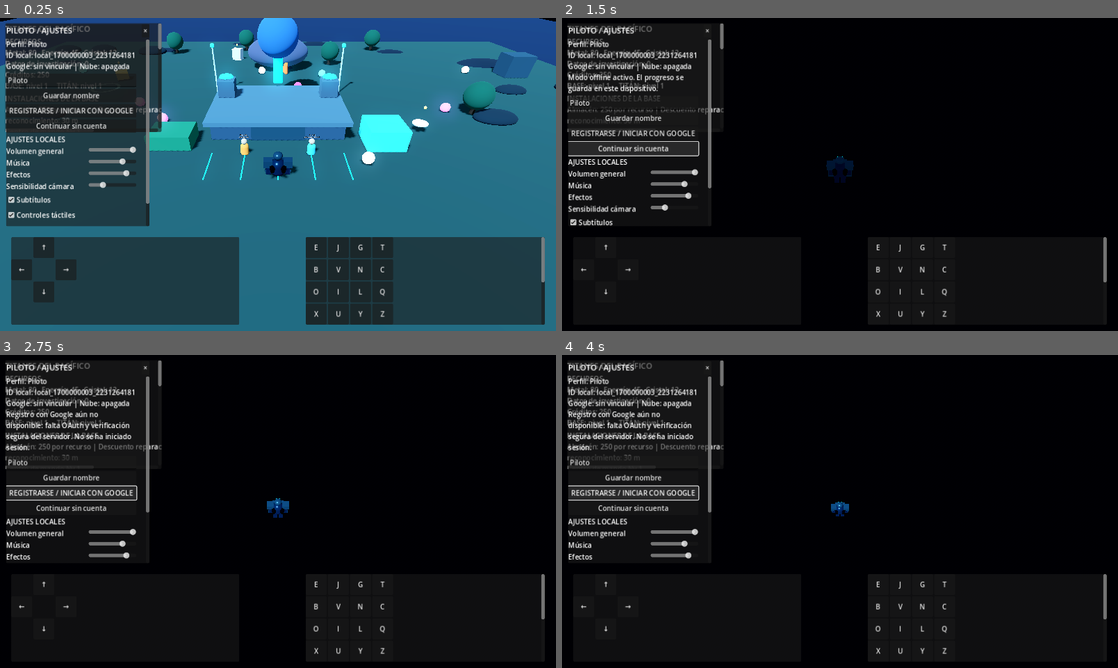
Above: before the commit, frames 1-4 (two rows, left to right).
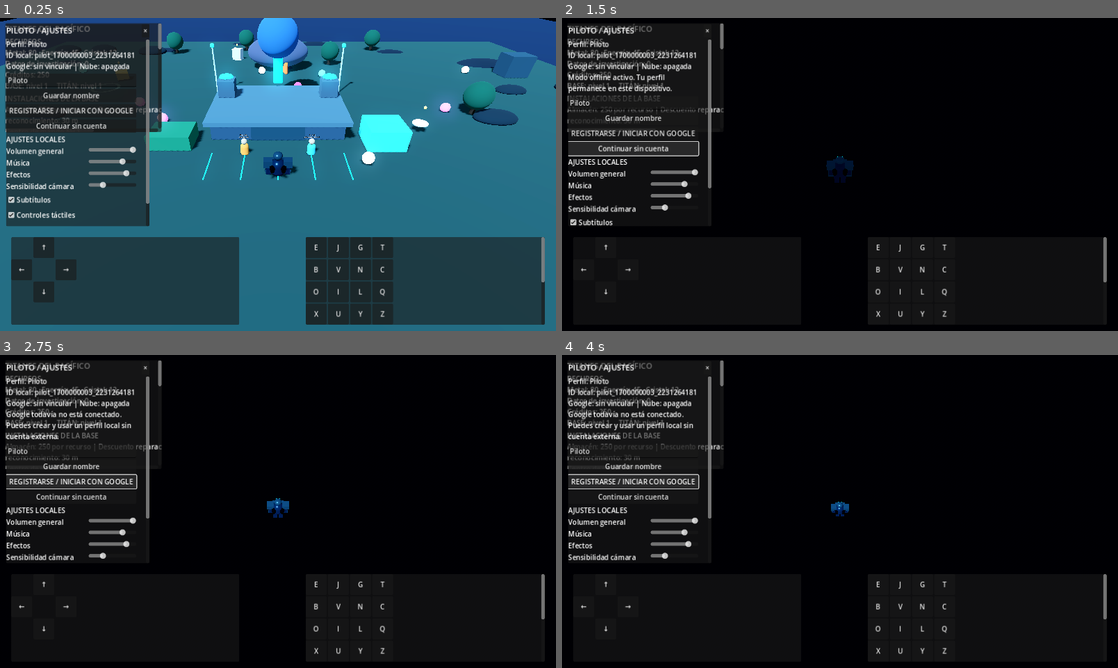
Above: after the commit, the same moments.

Repository: edwjacpinros2012-dev/Titanes-del-Pac-fico-
Game: Godot game, scene res://scenes/main.tscn
Same seed, same stepped clock (60 frames per second), same inputs: the game is played once before the commit and once after it.
Inputs:
- Up to frame 1 (0.25 s): no input
- Up to frame 2 (1.5 s): click "Continuar sin cuenta" at 0.5 s; click "Continuar sin cuenta" at 1.25 s
- Up to frame 3 (2.75 s): click "REGISTRARSE / INICIAR CON GOO…" at 2 s
- Up to frame 4 (4 s): click "Continuar sin cuenta" at 2.75 s; click "REGISTRARSE / INICIAR CON GOO…" at 3.5 s

The runs differ from the first frame. In frame 1, 0.2% of the frame differs, in the area x 6-25%, y 10-14%; in frame 2, 0.5%; in frame 3, 3.7%, in the area x 1-27%, y 10-66%; in frame 4, 3.7%.

Commit message:
Complete offline pilot registration, validation, migration and backup recovery

Diff:
--- a/scripts/accounts/account_manager.gd
+++ b/scripts/accounts/account_manager.gd
@@ -1,11 +1,14 @@
 extends Node
+
 signal profile_changed(profile: Dictionary)
 signal authentication_status_changed(message: String)
 
 const PROFILE_PATH := "user://player_identity.json"
-const PROFILE_SCHEMA_VERSION := 2
-const MIN_DISPLAY_NAME_LENGTH := 1
-const MAX_DISPLAY_NAME_LENGTH := 24
+const TEMP_PATH := "user://player_identity.tmp"
+const BACKUP_PATH := "user://player_identity.bak"
+const PROFILE_SCHEMA_VERSION := 3
+const MIN_DISPLAY_NAME_LENGTH := 3
+const MAX_DISPLAY_NAME_LENGTH := 20
 
 var profile: Dictionary = {}
 var google_provider_ready := false
@@ -15,100 +18,142 @@
 	load_or_create_profile()
 
 func load_or_create_profile() -> Dictionary:
-	var parsed: Variant = null
-	if FileAccess.file_exists(PROFILE_PATH):
-		var file := FileAccess.open(PROFILE_PATH, FileAccess.READ)
-		if file != null:
-			parsed = JSON.parse_string(file.get_as_text())
-			file.close()
-		else:
-			last_load_warning = "No se pudo leer el perfil local."
-	if parsed is Dictionary and _is_valid_profile(parsed):
-		profile = _normalize_profile(parsed)
+	var parsed := _read_json_file(PROFILE_PATH)
+	if parsed.is_empty():
+		parsed = _read_json_file(BACKUP_PATH)
+		if not parsed.is_empty():
+			last_load_warning = "Se recuperó el perfil desde la copia de seguridad."
+	if not parsed.is_empty() and _is_valid_profile(parsed):
+		profile = _migrate_profile(parsed)
+		profile["last_login_at"] = int(Time.get_unix_time_from_system())
+		_save_profile()
 	else:
-		if FileAccess.file_exists(PROFILE_PATH):
-			last_load_warning = "El perfil local no era válido; se inició un perfil nuevo sin importar datos dudosos."
+		if FileAccess.file_exists(PROFILE_PATH) or FileAccess.file_exists(BACKUP_PATH):
+			last_load_warning = "No se pudo validar el perfil anterior. Se creó un perfil local nuevo."
 		profile = _new_local_profile()
 		_save_profile()
 	profile_changed.emit(profile.duplicate(true))
 	return profile.duplicate(true)
 
-func _new_local_profile() -> Dictionary:
+func _read_json_file(path: String) -> Dictionary:
+	if not FileAccess.file_exists(path):
+		return {}
+	var file := FileAccess.open(path, FileAccess.READ)
+	if file == null:
+		last_load_warning = "No se pudo abrir el archivo del perfil."
+		return {}
+	var parsed: Variant = JSON.parse_string(file.get_as_text())
+	file.close()
+	return parsed if parsed is Dictionary else {}
+
+func _new_local_profile(display_name := "Piloto") -> Dictionary:
 	var now := int(Time.get_unix_time_from_system())
 	return {
 		"schema_version": PROFILE_SCHEMA_VERSION,
 		"player_id": _new_local_id(),
-		"display_name": "Piloto",
+		"display_name": display_name,
 		"provider": "offline",
 		"google_linked": false,
 		"cloud_enabled": false,
 		"created_at": now,
-		"last_login_at": now
+		"last_login_at": now,
+		"pilot_level": 1,
+		"tutorial_completed": false
 	}
 
 func _new_local_id() -> String:
-	return "local_" + str(Time.get_unix_time_from_system()) + "_" + str(randi())
+	return "pilot_" + str(Time.get_unix_time_from_system()) + "_" + str(randi()).pad_zeros(8)
+
+func validate_display_name(value: String) -> bool:
+	var clean := value.strip_edges()
+	if clean.length() < MIN_DISPLAY_NAME_LENGTH or clean.length() > MAX_DISPLAY_NAME_LENGTH:
+		return false
+	for index in range(clean.length()):
+		var code := clean.unicode_at(index)
+		if code < 32 or code == 127:
+			return false
+	return true
 
 func _is_valid_profile(candidate: Dictionary) -> bool:
 	var player_id := str(candidate.get("player_id", "")).strip_edges()
 	var display_name := str(candidate.get("display_name", "")).strip_edges()
 	var provider := str(candidate.get("provider", "offline"))
-	if player_id.is_empty():
-		return false
-	if display_name.length() < MIN_DISPLAY_NAME_LENGTH or display_name.length() > MAX_DISPLAY_NAME_LENGTH:
+	if player_id.is_empty() or not validate_display_name(display_name):
 		return false
 	if provider not in ["offline", "google"]:
 		return false
-	# Google identity must never be inferred from a local JSON flag alone.
+	# No se acepta una identidad Google declarada por un JSON local.
 	if provider == "google" or bool(candidate.get("google_linked", false)):
 		return false
 	return true
 
-func _normalize_profile(candidate: Dictionary) -> Dictionary:
-	var normalized := candidate.duplicate(true)
-	normalized["schema_version"] = PROFILE_SCHEMA_VERSION
-	normalized["provider"] = "offline"
-	normalized["google_linked"] = false
-	normalized["cloud_enabled"] = false
-	normalized["display_name"] = str(candidate.get("display_name", "Piloto")).strip_edges()
-	if not normalized.has("created_at"):
-		normalized["created_at"] = int(Time.get_unix_time_from_system())
-	normalized["last_login_at"] = int(Time.get_unix_time_from_system())
-	return normalized
+func _migrate_profile(candidate: Dictionary) -> Dictionary:
+	var migrated := candidate.duplicate(true)
+	migrated["schema_version"] = PROFILE_SCHEMA_VERSION
+	migrated["provider"] = "offline"
+	migrated["google_linked"] = false
+	migrated["cloud_enabled"] = false
+	migrated["display_name"] = str(candidate.get("display_name", "Piloto")).strip_edges()
+	migrated["pilot_level"] = maxi(1, int(candidate.get("pilot_level", 1)))
+	migrated["tutorial_completed"] = bool(candidate.get("tutorial_completed", false))
+	if not migrated.has("created_at"):
+		migrated["created_at"] = int(Time.get_unix_time_from_system())
+	return migrated
+
+func create_local_profile(display_name: String) -> bool:
+	var clean := display_name.strip_edges()
+	if not validate_display_name(clean):
+		authentication_status_changed.emit("El nombre debe tener entre 3 y 20 caracteres.")
+		return false
+	if not profile.is_empty() and str(profile.get("display_name", "")).to_lower() == clean.to_lower():
+		profile["last_login_at"] = int(Time.get_unix_time_from_system())
+		_save_profile()
+		profile_changed.emit(profile.duplicate(true))
+		authentication_status_changed.emit("Perfil local encontrado. Sesión iniciada en este dispositivo.")
+		return true
+	profile = _new_local_profile(clean)
+	if not _save_profile():
+		authentication_status_changed.emit("No se pudo guardar el perfil. Comprueba el espacio disponible.")
+		return false
+	profile_changed.emit(profile.duplicate(true))
+	authentication_status_changed.emit("Piloto registrado en este dispositivo. El progreso se guarda localmente.")
+	return true
 
 func set_display_name(value: String) -> bool:
 	var clean := value.strip_edges()
-	if clean.length() < MIN_DISPLAY_NAME_LENGTH or clean.length() > MAX_DISPLAY_NAME_LENGTH:
-		authentication_status_changed.emit("El nombre debe tener entre 1 y 24 caracteres.")
+	if not validate_display_name(clean):
+		authentication_status_changed.emit("El nombre debe tener entre 3 y 20 caracteres.")
 		return false
-	profile["display_name"] = clean
-	_save_profile()
+	if profile.is_empty():
+		profile = _new_local_profile(clean)
+	else:
+		profile["display_name"] = clean
+		profile["last_login_at"] = int(Time.get_unix_time_from_system())
+	if not _save_profile():
+		return false
 	profile_changed.emit(profile.duplicate(true))
 	authentication_status_changed.emit("Nombre de piloto guardado localmente.")
 	return true
 
-func create_local_profile(display_name: String) -> bool:
-	if not set_display_name(display_name):
-		return false
-	profile["last_login_at"] = int(Time.get_unix_time_from_system())
-	_save_profile()
-	authentication_status_changed.emit("Perfil local creado. Puedes jugar sin conectar una cuenta externa.")
-	return true
-
 func begin_google_sign_in() -> void:
-	if not google_provider_ready:
-		authentication_status_changed.emit("Registro con Google aún no disponible: falta OAuth y verificación segura del servidor. No se ha iniciado sesión.")
-		return
-	authentication_status_changed.emit("El proveedor está marcado como disponible, pero falta implementar el flujo de autenticación verificado.")
+	# El flujo real requiere OAuth, configuración del proveedor y validación de token
+	# en un backend propio. Nunca se simula una sesión externa.
+	authentication_status_changed.emit("Google todavía no está conectado. Puedes crear y usar un perfil local sin cuenta externa.")
 
 func begin_offline_session() -> void:
-	profile["provider"] = "offline"
-	profile["google_linked"] = false
-	profile["cloud_enabled"] = false
+	if profile.is_empty():
+		profile = _new_local_profile()
+	if not _save_profile():
+		authentication_status_changed.emit("No se pudo guardar el perfil local.")
+		return
 	profile["last_login_at"] = int(Time.get_unix_time_from_system())
+	profile_changed.emit(profile.duplicate(true))
+	authentication_status_changed.emit("Modo offline activo. Tu perfil permanece en este dispositivo.")
+
+func update_tutorial_completed(completed: bool) -> void:
+	profile["tutorial_completed"] = completed
 	_save_profile()
 	profile_changed.emit(profile.duplicate(true))
-	authentication_status_changed.emit("Modo offline activo. El progreso se guarda en este dispositivo.")
 
 func is_google_linked() -> bool:
 	return false
@@ -116,11 +161,31 @@
 func export_snapshot() -> Dictionary:
 	return profile.duplicate(true)
 
-func _save_profile() -> void:
-	var file := FileAccess.open(PROFILE_PATH, FileAccess.WRITE)
+func _save_profile() -> bool:
+	if profile.is_empty():
+		return false
+	var file := FileAccess.open(TEMP_PATH, FileAccess.WRITE)
 	if file == null:
-		last_load_warning = "No se pudo guardar la identidad local."
-		push_error(last_load_warning)
-		return
+		last_load_warning = "No se pudo crear el archivo temporal del perfil."
+		return false
 	file.store_string(JSON.stringify(profile, "\\t"))
+	file.flush()
 	file.close()
+	var target := ProjectSettings.globalize_path(PROFILE_PATH)
+	var temporary := ProjectSettings.globalize_path(TEMP_PATH)
+	var backup := ProjectSettings.globalize_path(BACKUP_PATH)
+	if FileAccess.file_exists(PROFILE_PATH):
+		if FileAccess.file_exists(BACKUP_PATH):
+			DirAccess.remove_absolute(backup)
+		var backup_error := DirAccess.rename_absolute(target, backup)
+		if backup_error != OK:
+			last_load_warning = "No se pudo crear la copia de seguridad del perfil."
+			DirAccess.remove_absolute(temporary)
+			return false
+	var move_error := DirAccess.rename_absolute(temporary, target)
+	if move_error != OK:
+		last_load_warning = "No se pudo finalizar el guardado del perfil."
+		if FileAccess.file_exists(BACKUP_PATH):
+			DirAccess.rename_absolute(backup, target)
+		return false
+	return true
